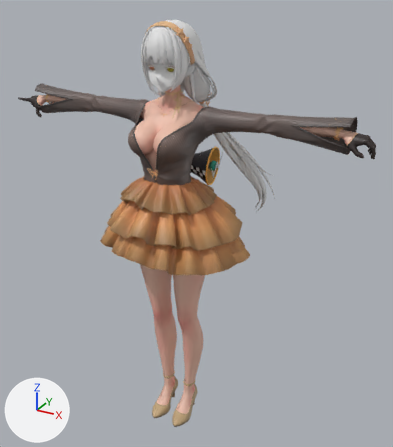
Renders of the glTF model unity/Assets/Authored/robella/enforcer/model.gltf from each side of a commit.
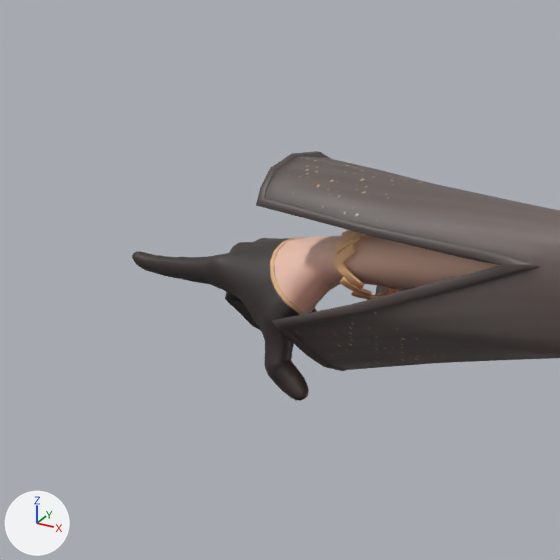
Each version is shown whole from a 50 mm lens placed at (1.113, -1.811, 1.962), pointed at (0.031, 0.157, 0.977), then close up on the part from 0% to 19% of the width and 14% to 31% of the height. Lighting does not change. The marker at lower left points along +X, +Y and +Z. The last two pictures show the newer version. Objects named as collision shapes, trigger or cutter boxes, shadow casters or lower levels of detail are left out. Vertices at exactly the same position are counted once.

Objects in the first close-up: 'robella_enforcer_LOD0'.
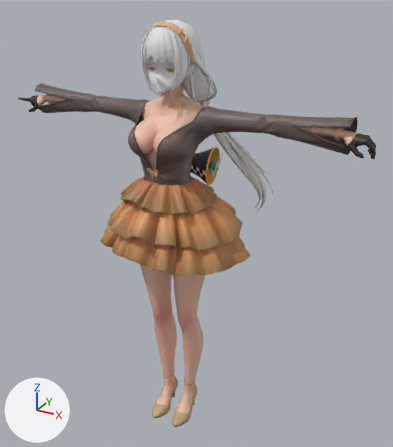
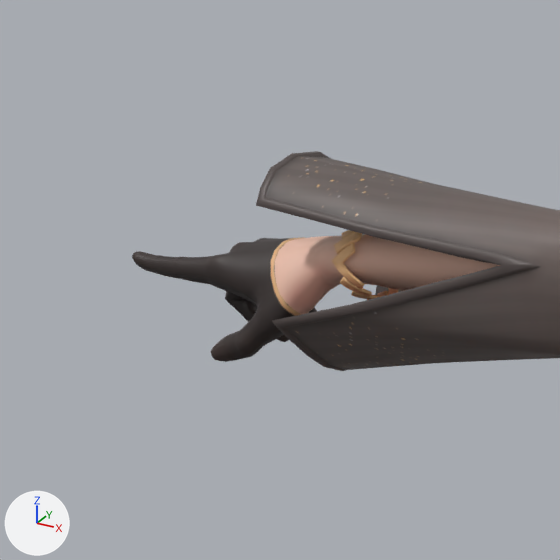
Pixel boxes (x1, y1, x2, y2) of what changed, in the close-ups (560 x 560 px; the box of a moved part takes in the faces that stretch with it):
'robella_enforcer_LOD0', reshaped
    before: (132, 151, 560, 401)
    after: (132, 151, 560, 371)
part 1 of me_robella_enforcer_lod0, moved or reshaped
    before: (245, 284, 309, 401)
    after: (211, 282, 287, 362)

The change, as a list of edits to the scene's bpy script:
```text
Change me_robella_enforcer_lod0:
    where me_robella_enforcer_lod0.from_pydata(...)  # 36397 vertices, 69252 faces; spans x -0.83..0.79, y -0.28..0.5, z 0.02..1.84
    used by ob_robella_enforcer_lod0; location = (0.0, 0.0, 0.0)
    me_robella_enforcer_lod0 part 1: 131 of the vertices in x -0.72..-0.68, y -0.01..0.02, z 1.41..1.46 are multiplied about their middle by the matrix ((0.156, 0.191, 0.944), (-0.47, 0.85, -0.094), (-0.841, -0.439, 0.227)), then moved by (-0.03, 0.0, 0.01)
```
